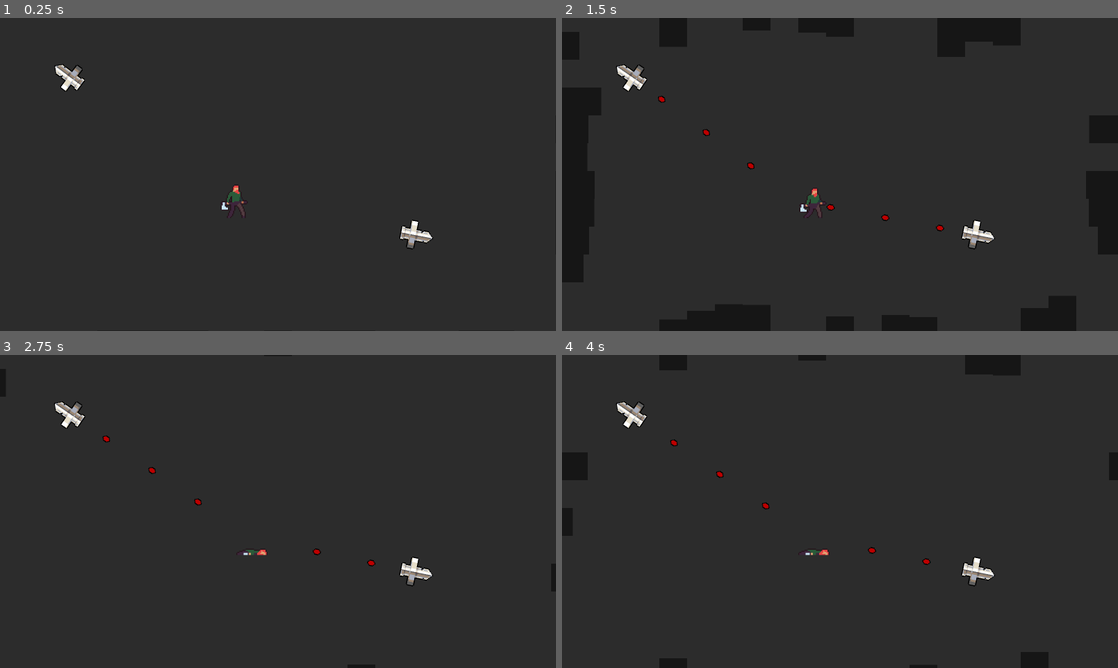
Above: before the commit, frames 1-4 (two rows, left to right).
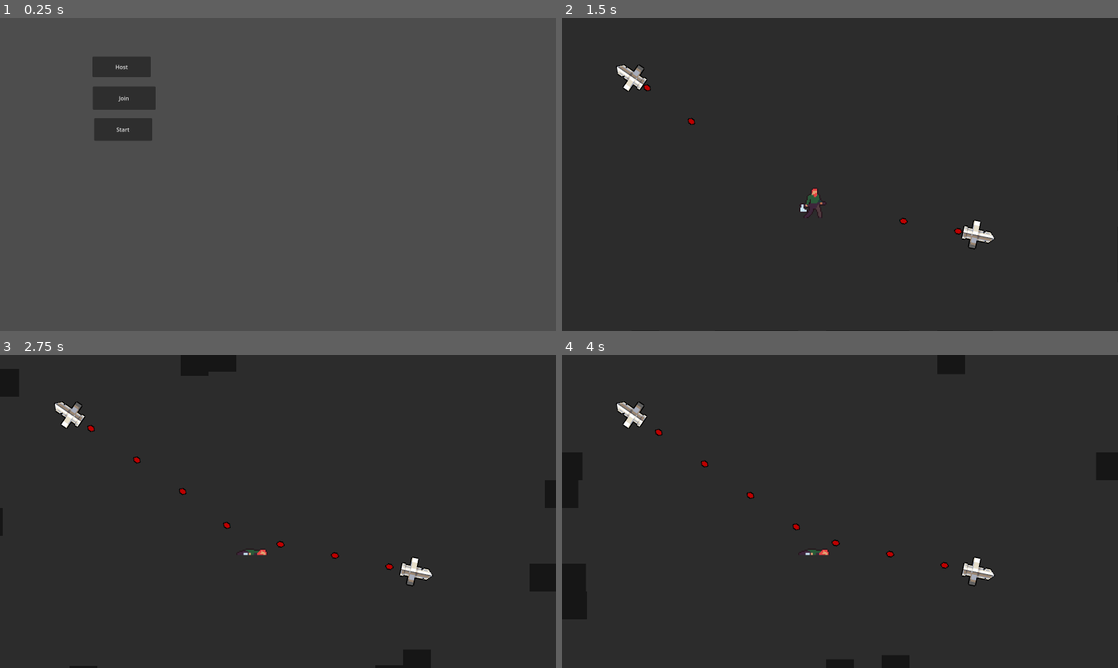
Above: after the commit, the same moments.

Repository: Lertos/last-feller-alive
Game: Godot game, scene res://multiplayer_controller.tscn
Two runs of this game, one before a commit and one after it. Both use one fixed random seed, a clock stepped at 60 frames per second and the inputs below. Before the commit the project starts from res://main.tscn.
Inputs (mouse positions are in pixels of both pictures, inside the frame that each line leads up to):
- Up to frame 1 (0.25 s): no input
- Up to frame 2 (1.5 s): click (684, 130) at 0.5 s, where only the run after the commit has a clickable "Start"; hold D (right) from 1.28 s (still down); tap Q (death) at 1.35 s
- Up to frame 3 (2.75 s): tap Space (jump) at 1.52, 2.27 s; release D (right) at 2.03 s; hold S (down) from 2.03 s (still down); tap E (hurt) at 2.1 s
- Up to frame 4 (4 s): release S (down) at 2.78 s; hold D (right) 2.78-3.53 s; tap Q (death) at 2.85 s; hold W (up) from 3.53 s (still down); tap E (hurt) at 3.6 s; tap Space (jump) at 3.77 s

The runs differ from the first frame. In frame 1, 98% of the frame differs, in the area x 0-100%, y 0-100%; in frame 2, 0.2%; in frame 3, 0.3%; in frame 4, 0.3%.

Commit message:
Making the multiplayer controller the main scene

Diff:
--- a/project.godot
+++ b/project.godot
@@ -11,7 +11,7 @@
 [application]
 
 config/name="last-feller-alive"
-run/main_scene="res://main.tscn"
+run/main_scene="res://multiplayer_controller.tscn"
 config/features=PackedStringArray("4.1", "GL Compatibility")
 config/icon="res://icon.svg"
 
